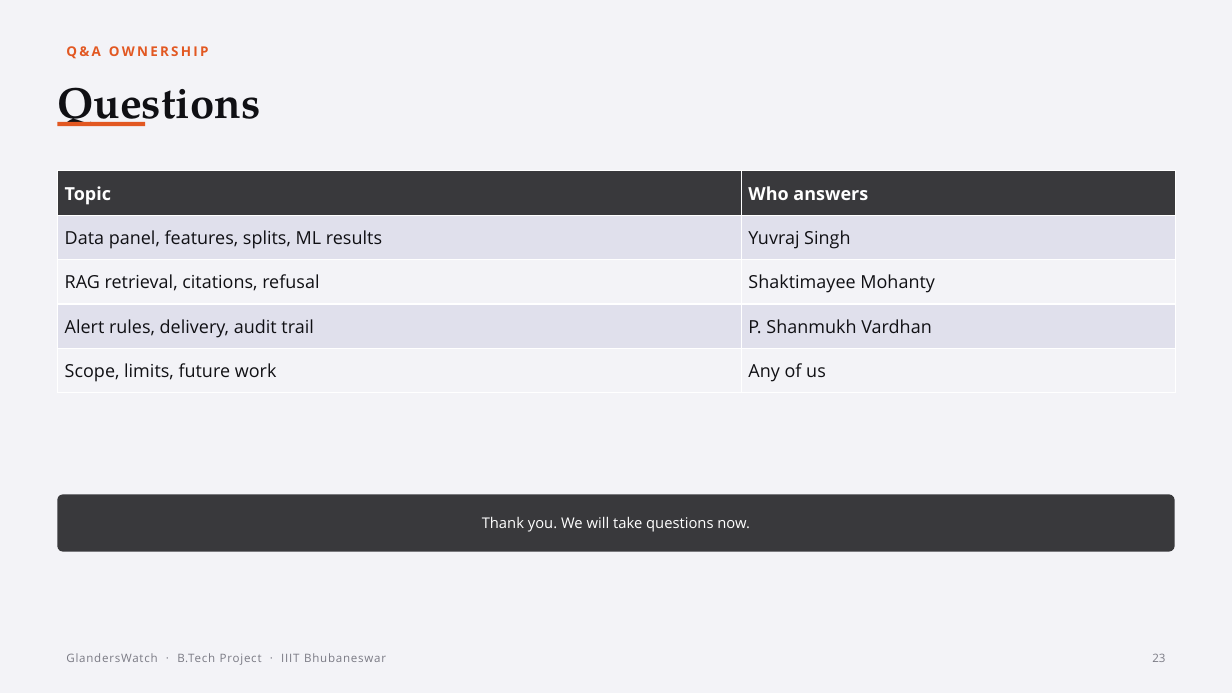
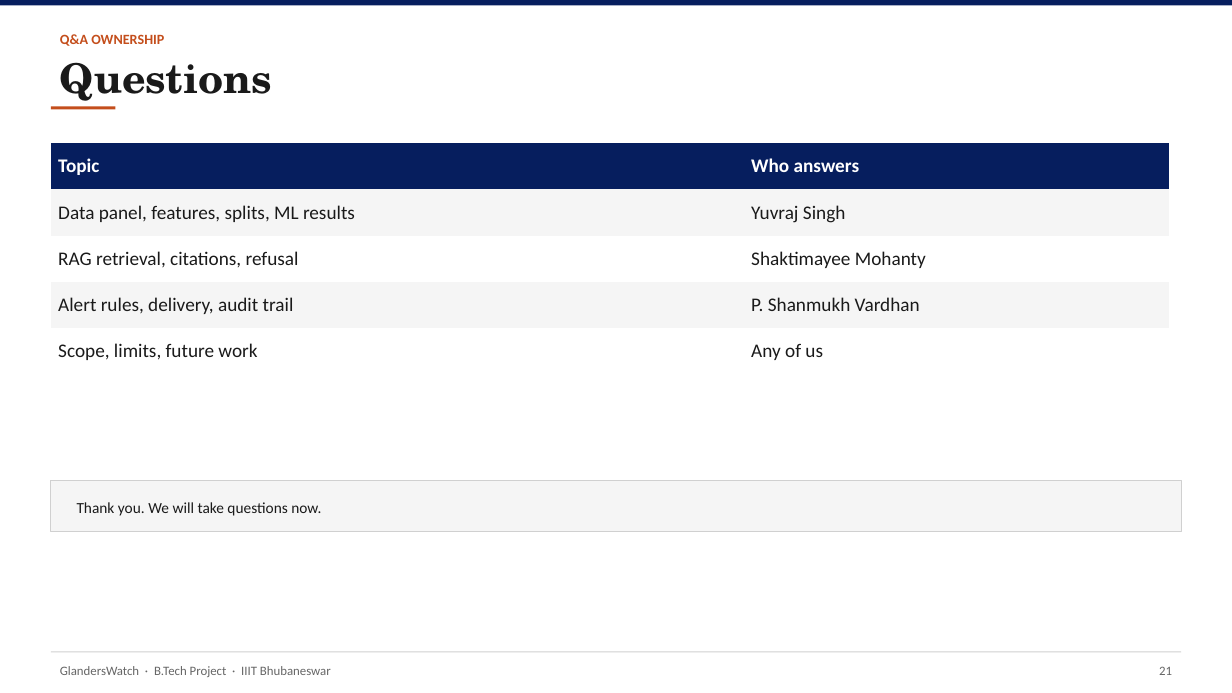
Before and after one commit to YuvrajSingh-mist/glandersWatch, a slide deck: slide 22 of slides/GlandersWatch_Deck.pptx (slide 23 before the commit). Drawn at 1232x693 pixels with LibreOffice and Linux fonts; fonts in the diff are those of the drawing. Boxes give left, top, right and bottom in pixels: in the first picture for what was removed or moved away, otherwise in the second. Text is boxed around its words. In the diff, an @@ line names an element or a change of style, - is before the commit and + after.

Commit message:
Simplify deck design and use report-exported figures only
Replace decorative pipeline art with charts cropped from Final_v2,
flatten the visual style to white slides with navy accents, and keep
IIIT logo as the only non-report image.

```diff
--- a/slides/GlandersWatch_Deck.pptx
+++ b/slides/GlandersWatch_Deck.pptx
@@ rectangle removed at [0,0,1232,693] @@
@@ rectangle added at [0,0,1232,6], fill #061E5E @@
@@ text "Q&A OWNERSHIP": place and size @@
-text "Q&A OWNERSHIP" at [66,46,209,59]
+text "Q&A OWNERSHIP" at [60,34,164,46]
@@ text "Q&A OWNERSHIP" at [60,34,164,46]: size 10.5 to 11 pt, font Open Sans to Calibri, text colour #E25822 to #C44E1C, letter spacing 1.8 to 0 pt @@
@@ text "Questions": place and size @@
-text "Questions" at [57,87,260,126]
+text "Questions" at [60,62,273,101]
@@ text "Questions" at [60,62,273,101]: size 34 to 32 pt, font TeX Gyre Pagella to TeX Gyre Schola, text colour #101014 to #1A1A1A @@
@@ rectangle: place and size @@
-rectangle at [57,122,145,126]
+rectangle at [51,106,116,110]
@@ rectangle at [51,106,116,110]: fill #E25822 to #C44E1C @@
@@ table at [51,143,1169,374] @@
@@ fill #39393C to #061E5E in row 1 @@
@@ fill #E0E0EC to #F5F5F5 in 4 cells @@
@@ fill #F3F3F7 to #FFFFFF in 4 cells @@
@@ size 14 to 15 pt, font Open Sans to Calibri, text colour #101014 to #1A1A1A @@
@@ borders changed @@
@@ table: place and size @@
-table at [57,171,1176,393]
+table at [51,143,1169,374]
@@ rectangle added at [51,481,1181,531], fill #F5F5F5, outline #D0D0D0 0.75 pt @@
@@ text "Thank you. We will take ...": place and size @@
-text "Thank you. We will take ..." at [57,494,1175,552]
+text "Thank you. We will take ..." at [77,502,321,516]
@@ text "Thank you. We will take ..." at [77,502,321,516]: size 11.5 to 12 pt, font Open Sans to Calibri, text colour #FFFFFF to #1A1A1A; alignment centre to left; fill #39393C to none @@
@@ text "GlandersWatch · B.Tech Project · ...": place and size @@
-text "GlandersWatch · B.Tech Project · ..." at [66,653,386,665]
+text "GlandersWatch · B.Tech Project · ..." at [60,666,331,677]
@@ text "GlandersWatch · B.Tech Project · ..." at [60,666,331,677]: size 9 to 10 pt, font Open Sans to Calibri, text colour #7A7A84 to #666666, letter spacing 0.6 to 0 pt @@
@@ rectangle added at [51,652,1181,653], fill #D0D0D0 @@
@@ text removed at [1152,653,1165,662] @@
-23
@@ text added at [1159,666,1172,675], 10 pt, text #666666 @@
+21
```
Also in this commit, not shown: 16 other slides changed, 6 slides added, 7 slides removed, 14 other files.
